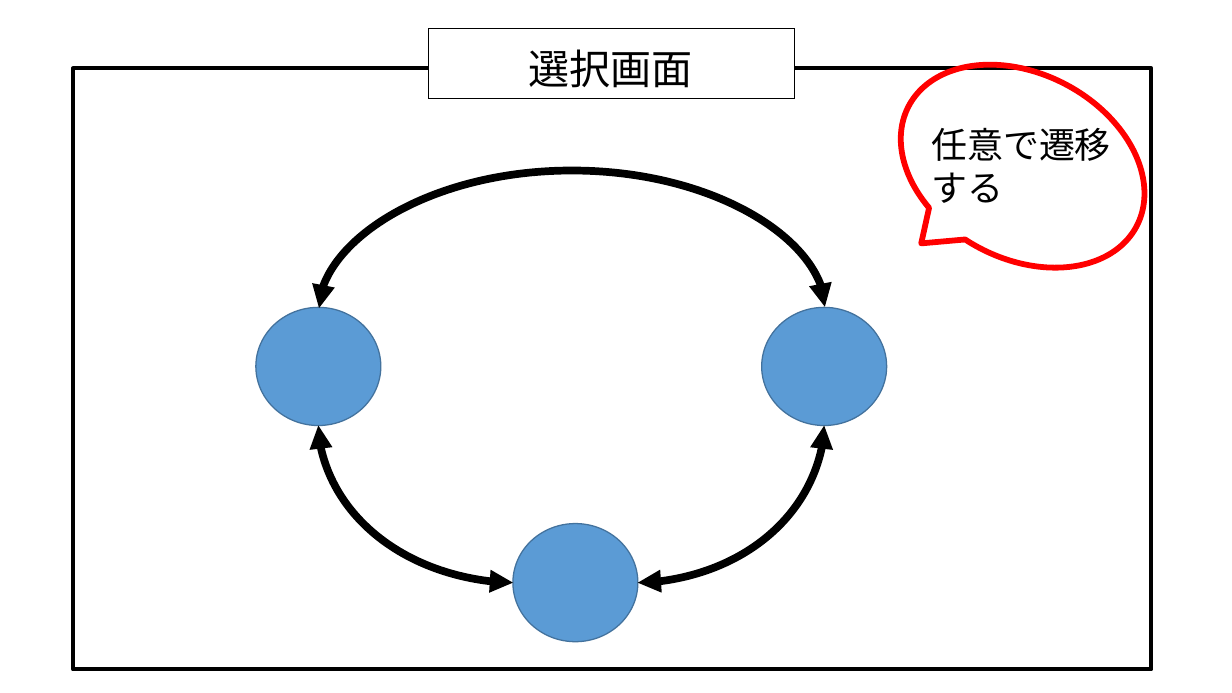
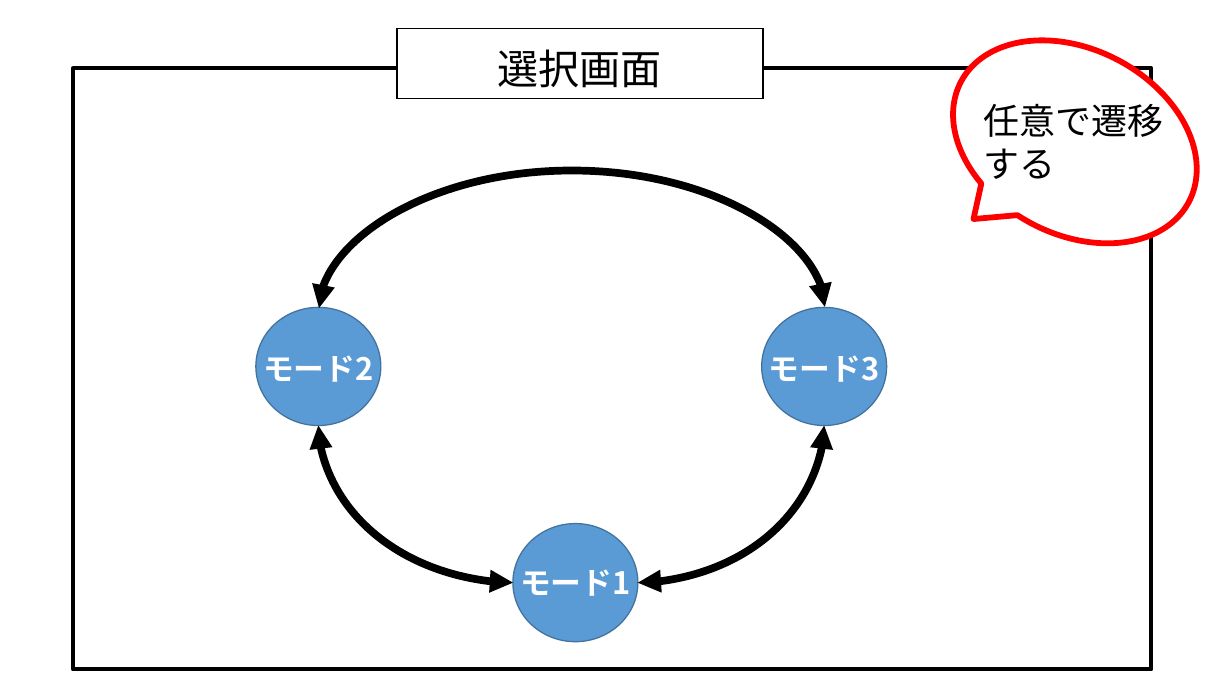
Before and after one commit to MizukiKato0416/sotsugyou_time_kato, a slide deck: slide 7 of 卒業制作_大元_ミニゲーム大全（仮）.pptx (slide 4 before the commit). Drawn at 1232x693 pixels with LibreOffice and Linux fonts; fonts in the diff are those of the drawing. Boxes give left, top, right and bottom in pixels: in the first picture for what was removed or moved away, otherwise in the second. Text is boxed around its words. In the diff, an @@ line names an element or a change of style, - is before the commit and + after.

```diff
--- a/卒業制作_大元_ミニゲーム大全（仮）.pptx
+++ b/卒業制作_大元_ミニゲーム大全（仮）.pptx
@@ rectangle: place and size @@
-rectangle at bbox=[429, 29, 795, 99]
+rectangle at bbox=[397, 29, 763, 99]
@@ speech bubble: place and size @@
-speech bubble at bbox=[866, 24, 1180, 308]
+speech bubble at bbox=[918, 0, 1232, 283]
@@ speech bubble at bbox=[918, 0, 1232, 283]: fill none to #FFFFFF @@
@@ text "選択画面": place and size @@
-text "選択画面" at bbox=[528, 49, 692, 88]
+text "選択画面" at bbox=[497, 49, 661, 88]
@@ text "任意で遷移する": place and size @@
-text "任意で遷移する" at bbox=[931, 127, 1110, 211]
+text "任意で遷移する" at bbox=[984, 97, 1163, 179]
@@ text added at bbox=[263, 355, 374, 382], 24 pt, text #FFFFFF, bold @@
+モード2
@@ text added at bbox=[769, 355, 880, 382], 24 pt, text #FFFFFF, bold @@
+モード3
@@ text added at bbox=[520, 569, 631, 596], 24 pt, text #FFFFFF, bold @@
+モード1
```
Also in this commit, not shown: 12 slides added, 2 other files.
